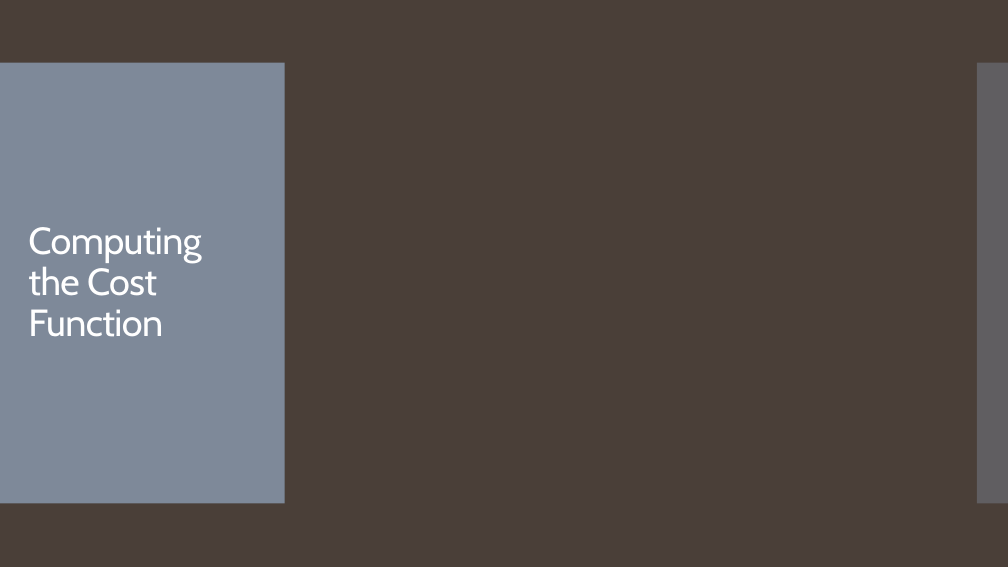
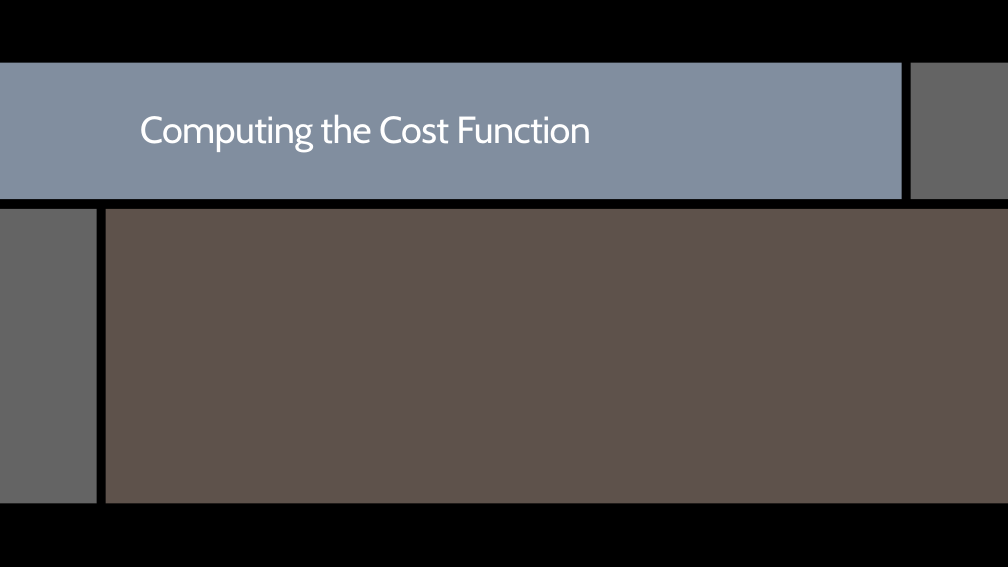
Before and after one commit to landonbuell/Convolutional-Neural-Networks, a slide deck: slide 10 of Presentations/11_03_2020/Training a Multilayer Perceptron with Stochastic Gradient Descent.pptx. Drawn at 1008x567 pixels with LibreOffice and Linux fonts; fonts in the diff are those of the drawing; grey boxes stand for pictures. Boxes give left, top, right and bottom in pixels: in the first picture for what was removed or moved away, otherwise in the second. Text is boxed around its words. In the diff, an @@ line names an element or a change of style, - is before the commit and + after.

```diff
--- a/Presentations/11_03_2020/Training a Multilayer Perceptron with Stochastic Gradient Descent.pptx
+++ b/Presentations/11_03_2020/Training a Multilayer Perceptron with Stochastic Gradient Descent.pptx
@@ background #4A3F38 to #000000 @@
@@ rectangle added at box(0, 0, 1008, 567), fill #000000 @@
@@ rectangle added at box(0, 63, 902, 200), fill #818E9F @@
@@ rectangle added at box(911, 63, 1008, 200), fill #C8C8C8 at 50% opacity @@
@@ title "Computing the Cost Function" rewrapped from box(28, 227, 201, 337) to box(140, 114, 591, 152) @@
@@ rectangle added at box(0, 209, 97, 504), fill #C8C8C8 at 50% opacity @@
@@ rectangle added at box(106, 209, 1008, 504), fill #9D897D at 60% opacity @@
```
Also in this commit, not shown: 16 other slides changed, 6 slides added, 2 other files.
